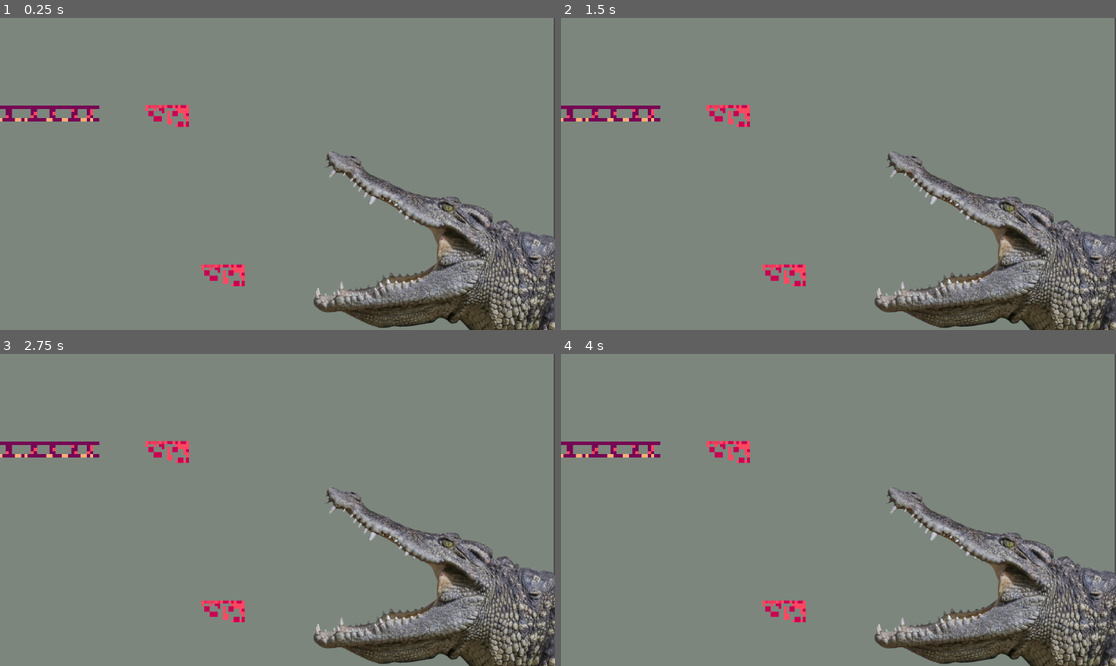
Above: before the commit, frames 1-4 (two rows, left to right).
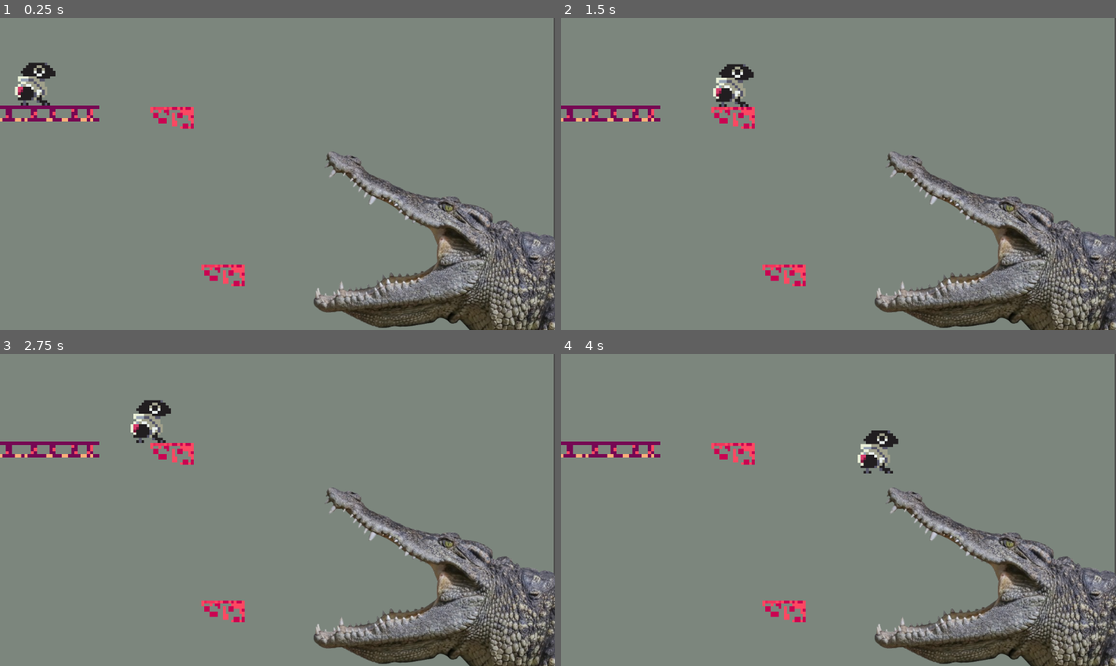
Above: after the commit, the same moments.

Repository: ennnui/2D-group-game
Game: Godot game, scene res://lvl.tscn
The game is run twice, just before and just after one commit, with the same random seed, the same clock (stepped at 60 frames per second) and the same inputs. This scene is started directly instead of the project's main scene.
Inputs:
- Up to frame 1 (0.25 s): no input
- Up to frame 2 (1.5 s): tap Enter (ui_accept) at 0.5 s; hold Right (ui_right) from 0.53 s (still down); tap Space (jump) at 0.77 s
- Up to frame 3 (2.75 s): tap Space (jump) at 1.52 s; release Right (ui_right) at 2.03 s; hold Left (ui_left) from 2.03 s (still down)
- Up to frame 4 (4 s): release Left (ui_left) at 2.78 s; hold Right (ui_right) from 2.78 s (still down); tap Space (jump) at 3.02, 3.77 s

The runs differ from the first frame. In frame 1, 1.1% of the frame differs, in the area x 2-35%, y 14-36%; in frame 2, 1.0%; in frame 3, 1.1%; in frame 4, 1.1%, in the area x 26-61%, y 24-39%.

Commit message:
Added Killbox

Diff:
--- a/dentl-clinik/bird_wiz.tscn
+++ b/dentl-clinik/bird_wiz.tscn
@@ -1,7 +1,6 @@
-[gd_scene format=3 uid="uid://cbro7qol3bvoh"]
+[gd_scene load_steps=16 format=3 uid="uid://cbro7qol3bvoh"]
 
-[ext_resource type="Texture2D" path="res://Rook-Sheet.png" id="1_u2e7j"]
-[ext_resource type="Texture2D" uid="uid://di1pa5jckrdc6" path="res://Assets/Rook-Sheet.png" id="3_qykxv"]
+[ext_resource type="Texture2D" uid="uid://dk7jkme0dud0u" path="res://Assets/Rook-Sheet.png" id="1_u2e7j"]
 
 [sub_resource type="GDScript" id="GDScript_gfdyp"]
 script/source = "extends CharacterBody2D
@@ -142,18 +141,18 @@
 "speed": 5.0
 }]
 
-[node name="bird wiz" type="Node2D" unique_id=1486650558]
+[node name="bird wiz" type="Node2D"]
 
-[node name="CharacterBody2D" type="CharacterBody2D" parent="." unique_id=1705833160]
+[node name="CharacterBody2D" type="CharacterBody2D" parent="."]
 script = SubResource("GDScript_gfdyp")
 
-[node name="CollisionShape2D" type="CollisionShape2D" parent="CharacterBody2D" unique_id=1828168511]
+[node name="CollisionShape2D" type="CollisionShape2D" parent="CharacterBody2D"]
 position = Vector2(244, 248)
 shape = SubResource("RectangleShape2D_u2e7j")
 
-[node name="AnimatedSprite2D" type="AnimatedSprite2D" parent="CharacterBody2D" unique_id=31361545]
+[node name="AnimatedSprite2D" type="AnimatedSprite2D" parent="CharacterBody2D"]
 position = Vector2(244.5, 248.5)
-scale = Vector2(5.562501, 5.562501)
+scale = Vector2(5.5625, 5.5625)
 sprite_frames = SubResource("SpriteFrames_xphr6")
 animation = &"idle"
-frame_progress = 0.055267368
+frame_progress = 0.0552674
--- /dev/null
+++ b/dentl-clinik/collision_shape_2d.gd
@@ -0,0 +1,5 @@
+extends CollisionShape2D
+
+func _on_body_entered(body:CharacterBody2D):
+	if body.name == "bird_wiz":
+		body.queue_free()
--- /dev/null
+++ b/dentl-clinik/killbox.gd
@@ -0,0 +1,7 @@
+extends Area2D
+
+func _on_body_entered(body):
+	if body.name == "bird_wiz":
+		body.kill()
+	else:
+		body.queue_free()
--- a/dentl-clinik/lvl.tscn
+++ b/dentl-clinik/lvl.tscn
@@ -1,41 +1,59 @@
-[gd_scene format=3 uid="uid://b6nfdqpeuo2ec"]
+[gd_scene load_steps=9 format=3 uid="uid://b6nfdqpeuo2ec"]
 
 [ext_resource type="PackedScene" uid="uid://d0pmk23cb40rd" path="res://platformer_stat.tscn" id="1_xliyy"]
 [ext_resource type="PackedScene" uid="uid://cbro7qol3bvoh" path="res://bird_wiz.tscn" id="2_4iw1c"]
 [ext_resource type="PackedScene" uid="uid://k8fdej2ee7rl" path="res://platform_moving.tscn" id="3_4iw1c"]
 [ext_resource type="Texture2D" uid="uid://dhvsqkxi86csb" path="res://Assets/AdobeStock_449546878-removebg-preview.png" id="4_hx1ia"]
+[ext_resource type="Script" uid="uid://dnpbdyibn3lnp" path="res://collision_shape_2d.gd" id="5_2a1lc"]
+[ext_resource type="Script" uid="uid://ceyqe0wfu2x7b" path="res://killbox.gd" id="5_k0o5b"]
 
 [sub_resource type="RectangleShape2D" id="RectangleShape2D_hx1ia"]
-size = Vector2(336, 21.51056)
+size = Vector2(336, 21.5106)
 
-[node name="LVL" type="Node2D" unique_id=1690759621]
+[sub_resource type="WorldBoundaryShape2D" id="WorldBoundaryShape2D_2a1lc"]
 
-[node name="bkg" type="ColorRect" parent="." unique_id=1063539138]
+[node name="LVL" type="Node2D"]
+
+[node name="bkg" type="ColorRect" parent="."]
 offset_right = 1149.0
 offset_bottom = 648.0
-color = Color(0.57537156, 0.6325656, 0.5800991, 0.68235296)
+color = Color(0.575372, 0.632566, 0.580099, 0.682353)
 metadata/_edit_lock_ = true
 
-[node name="Platformer Stat" parent="." unique_id=1799891836 instance=ExtResource("1_xliyy")]
+[node name="Platformer Stat" parent="." instance=ExtResource("1_xliyy")]
 position = Vector2(-7, 160)
 
-[node name="platform moving" parent="." unique_id=599980269 instance=ExtResource("3_4iw1c")]
-position = Vector2(22, 28)
+[node name="platform moving" parent="." instance=ExtResource("3_4iw1c")]
+position = Vector2(32, 32)
 
-[node name="platform moving2" parent="." unique_id=697123228 instance=ExtResource("3_4iw1c")]
+[node name="platform moving2" parent="." instance=ExtResource("3_4iw1c")]
 position = Vector2(138, 359)
 
-[node name="croc" type="Sprite2D" parent="." unique_id=1144591414]
+[node name="croc" type="Sprite2D" parent="."]
 position = Vector2(852, 449)
 texture = ExtResource("4_hx1ia")
 
-[node name="StaticBody2D" type="StaticBody2D" parent="croc" unique_id=1529814982]
+[node name="StaticBody2D" type="StaticBody2D" parent="croc"]
 
-[node name="CollisionShape2D" type="CollisionShape2D" parent="croc/StaticBody2D" unique_id=223730965]
-position = Vector2(-25.975159, 104.41547)
-rotation = -0.27401668
-scale = Vector2(0.99999994, 0.99999994)
+[node name="CollisionShape2D" type="CollisionShape2D" parent="croc/StaticBody2D"]
+position = Vector2(-25.9752, 104.415)
+rotation = -0.274017
+scale = Vector2(1, 1)
 shape = SubResource("RectangleShape2D_hx1ia")
 
-[node name="bird wiz" parent="." unique_id=1486650558 instance=ExtResource("2_4iw1c")]
+[node name="killbox" type="Area2D" parent="."]
 position = Vector2(-175, -113)
+scale = Vector2(1.01789, 1.25525)
+script = ExtResource("5_k0o5b")
+
+[node name="CollisionShape2D" type="CollisionShape2D" parent="killbox"]
+position = Vector2(351.708, 610.238)
+scale = Vector2(1.94792, 2.9054)
+shape = SubResource("WorldBoundaryShape2D_2a1lc")
+script = ExtResource("5_2a1lc")
+
+[node name="bird wiz" parent="." instance=ExtResource("2_4iw1c")]
+position = Vector2(-175, -113)
+scale = Vector2(1.00403, 1.00235)
+
+[connection signal="body_entered" from="killbox" to="killbox" method="_on_body_entered"]
--- a/dentl-clinik/project.godot
+++ b/dentl-clinik/project.godot
@@ -11,8 +11,8 @@
 [application]
 
 config/name="Dentl Clinik"
-run/main_scene="uid://df5umoqoklsi"
-config/features=PackedStringArray("4.6", "GL Compatibility")
+run/main_scene="uid://b6nfdqpeuo2ec"
+config/features=PackedStringArray("4.4", "GL Compatibility")
 config/icon="res://icon.svg"
 
 [input]
Not shown, changed: dentl-clinik/Assets/Rook-Sheet.png.import
Not shown: 1 places in dentl-clinik/bird_wiz.tscn that only renumber resources
Not shown, added: dentl-clinik/collision_shape_2d.gd.uid
Not shown, added: dentl-clinik/killbox.gd.uid
Not shown, changed: .DS_Store
Not shown, changed: dentl-clinik/.DS_Store
Not shown, changed: dentl-clinik/Assets/.DS_Store
